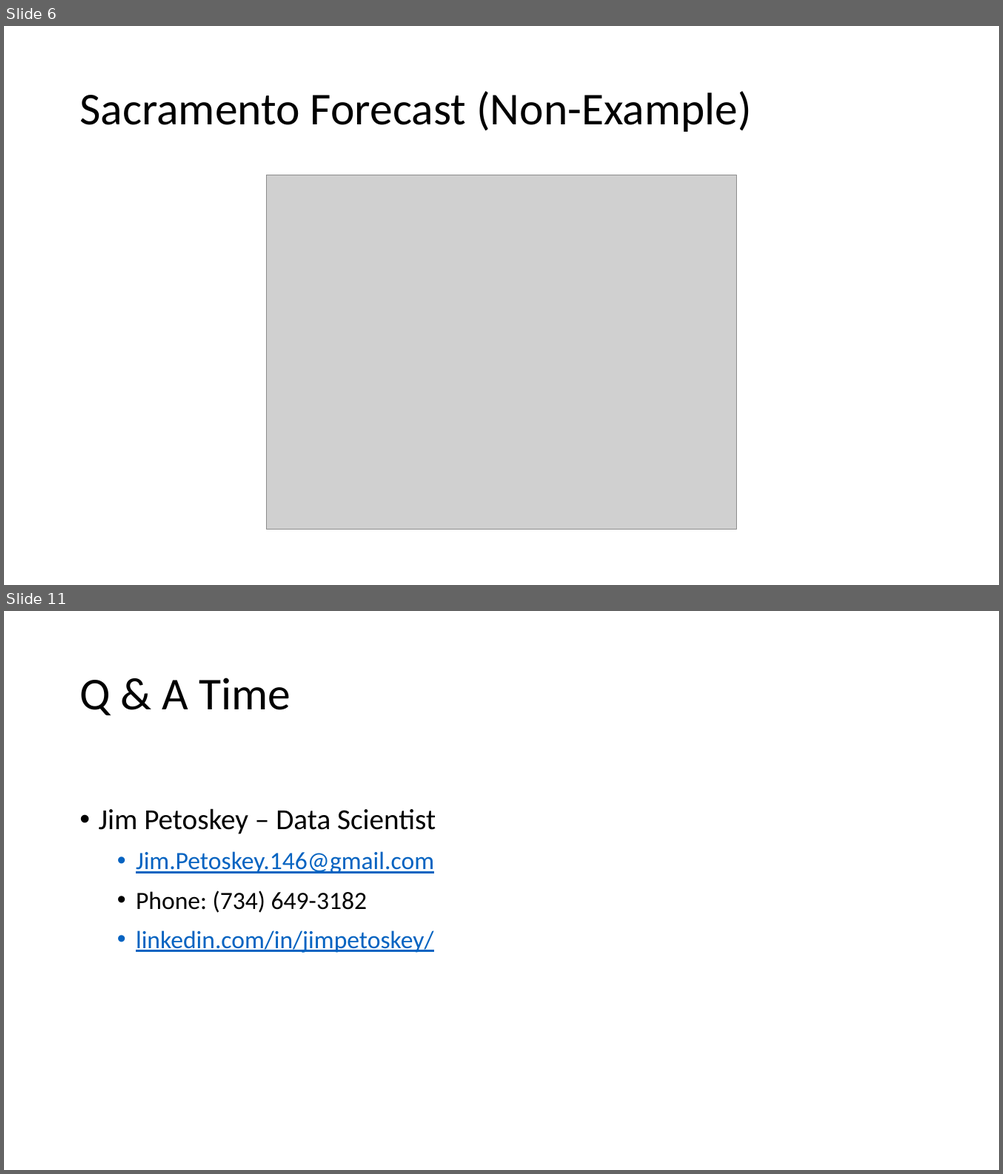
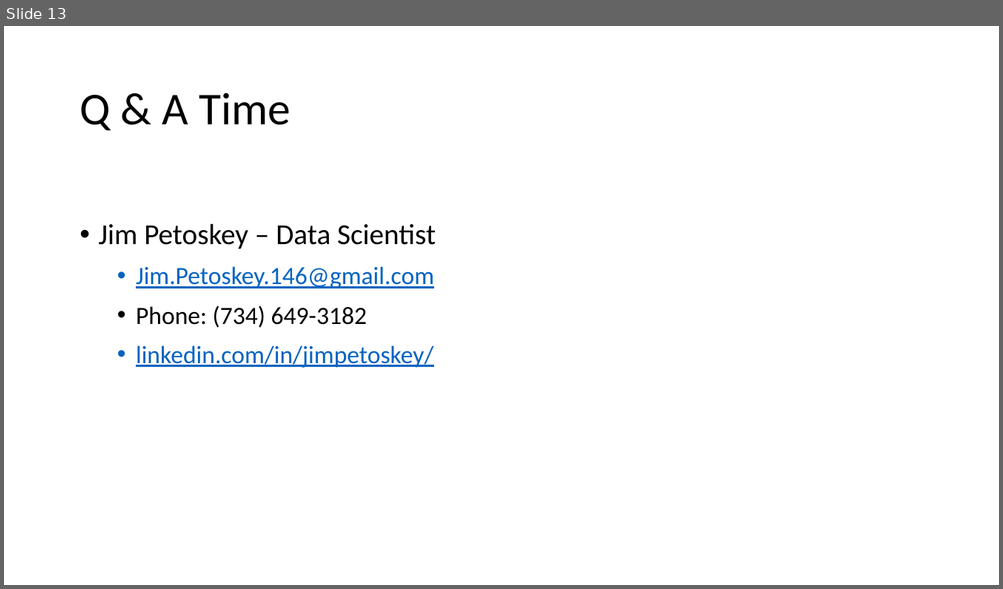
Before and after one commit to jpetoskey/Zillow_Time_Series, a slide deck: Real Estate Investment - Top Zip Codespptx.pptx. Shown one above the other, each under a label of ours: slides 6 and 11 before the commit, slide 13 after it; the slides between them are not shown. The pictures are 1003x1174 and 1003x589 pixels, drawn with LibreOffice and Linux fonts; fonts in the diff are those of the drawing; grey boxes stand for pictures. Boxes give left, top, right and bottom in pixels: in the first picture for what was removed or moved away, otherwise in the second. Text is boxed around its words. In the diff, an @@ line names an element or a change of style, - is before the commit and + after.

```diff
--- a/Real Estate Investment - Top Zip Codespptx.pptx
+++ b/Real Estate Investment - Top Zip Codespptx.pptx
@@ slide 6 removed at (x1=4, y1=26, x2=999, y2=585), background #FFFFFF @@
@@ title removed at (x1=79, y1=91, x2=751, y2=132) @@
-Sacramento Forecast (Non-Example)
@@ picture removed at (x1=267, y1=175, x2=737, y2=531) @@
@@ what was slide 11 is now slide 13 @@
```
Also in this commit, not shown: 5 slides changed, 7 slides added, 4 other slides removed, 2 other files.
